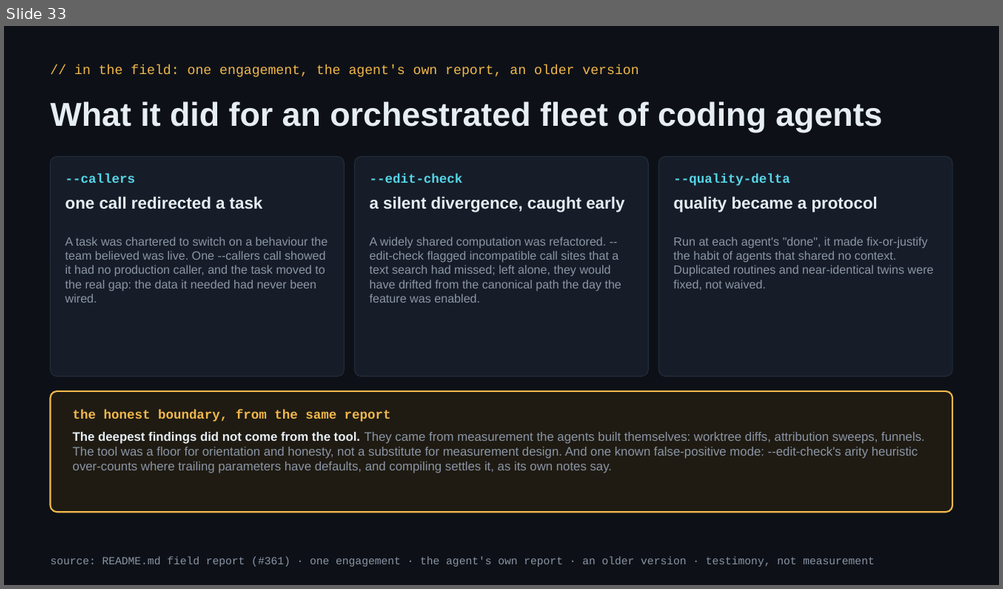
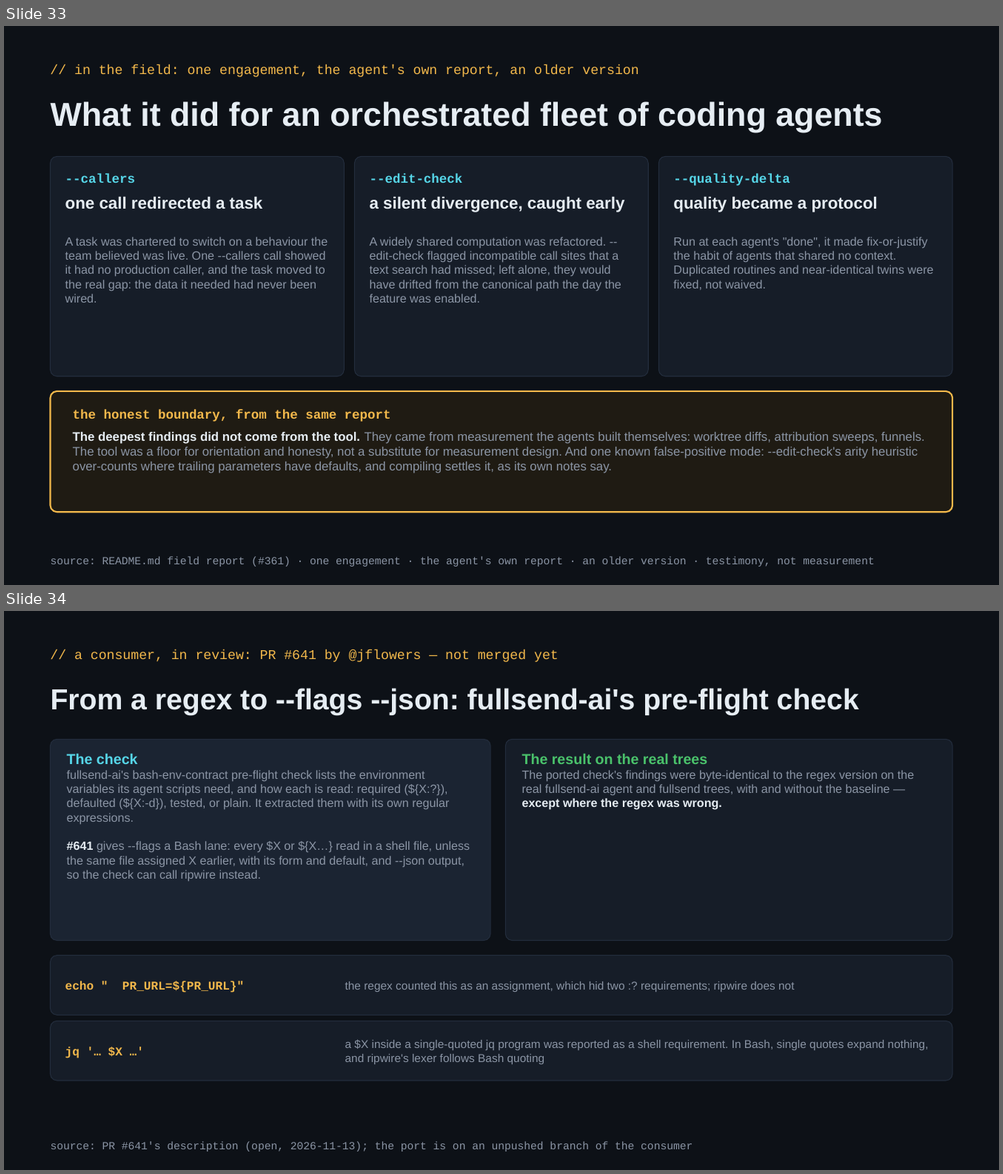
Before and after one commit to redhat-et/ripwire, a slide deck: present/ripwire-showcase.pptx. Shown one above the other, each under a label of ours: slide 33 before the commit, slides 33 and 34 after it. The pictures are 1003x589 and 1003x1174 pixels, drawn with LibreOffice and Linux fonts; fonts in the diff are those of the drawing. Boxes give left, top, right and bottom in pixels: in the first picture for what was removed or moved away, otherwise in the second. Text is boxed around its words. In the diff, an @@ line names an element or a change of style, - is before the commit and + after.

```diff
--- a/present/ripwire-showcase.pptx
+++ b/present/ripwire-showcase.pptx
@@ slide 34 added at (4, 611, 999, 1170), background #0D1117 @@
@@ text added at (74, 650, 558, 662), 13 pt, text #F2B84B @@
+// a consumer, in review: PR #641 by @jflowers — not merged yet
@@ text added at (51, 688, 859, 715), 28 pt, text #E6EDF3, bold @@
+From a regex to --flags --json: fullsend-ai's pre-flight check
@@ rounded rectangle added at (51, 739, 490, 941), fill #1B2432, outline #232D3D 0.75 pt @@
@@ rounded rectangle added at (506, 739, 952, 941), fill #161D28, outline #232D3D 0.75 pt @@
@@ text added at (67, 754, 470, 881), 11.5 pt, text #8B95A5 @@
+The check
+fullsend-ai's bash-env-contract pre-flight check lists the environment variables its agent scripts need, and how each is read: required (${X:?}), defaulted (${X:-d}), tested, or plain. It extracted them with its own regular expressions.
+#641 gives --flags a Bash lane: every $X or ${X…} read in a shell file, unless the same file assigned X earlier, with its form and default, and --json output, so the check can call ripwire instead.
@@ text added at (522, 754, 913, 810), 11.5 pt, text #8B95A5 @@
+The result on the real trees
+The ported check's findings were byte-identical to the regex version on the real fullsend-ai agent and fullsend trees, with and without the baseline — except where the regex was wrong.
@@ rounded rectangle added at (51, 956, 952, 1015), fill #161D28, outline #232D3D 0.75 pt @@
@@ text added at (65, 981, 244, 993), 11.5 pt, text #F2B84B, bold @@
+echo " PR_URL=${PR_URL}"
@@ text added at (345, 982, 794, 992), 11 pt, text #8B95A5 @@
+the regex counted this as an assignment, which hid two :? requirements; ripwire does not
@@ rounded rectangle added at (51, 1022, 952, 1081), fill #161D28, outline #232D3D 0.75 pt @@
@@ text added at (65, 1047, 122, 1059), 11.5 pt, text #F2B84B, bold @@
+jq '… $X …'
@@ text added at (345, 1039, 928, 1065), 11 pt, text #8B95A5 @@
+a $X inside a single-quoted jq program was reported as a shell requirement. In Bash, single quotes expand nothing, and ripwire's lexer follows Bash quoting
@@ text added at (51, 1142, 692, 1152), 10.5 pt, text #8B95A5 @@
+source: PR #641's description (open, 2026-11-13); the port is on an unpushed branch of the consumer
```
Also in this commit, not shown: 1 slide changed, 4 other files.
